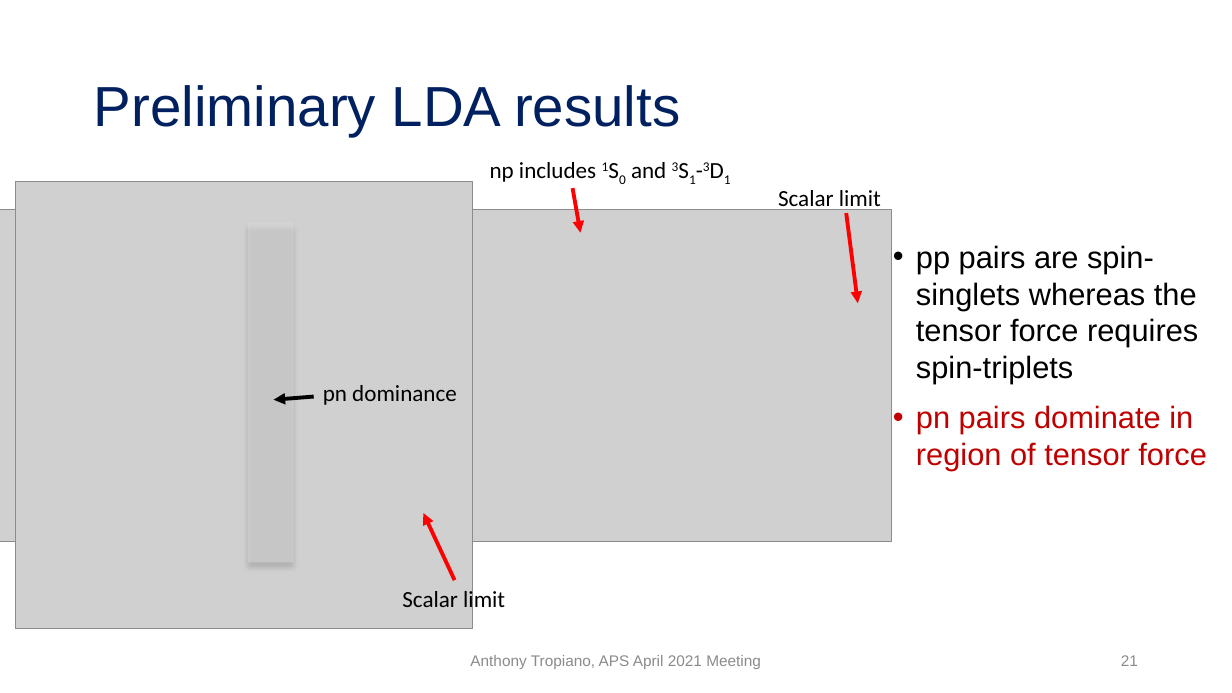
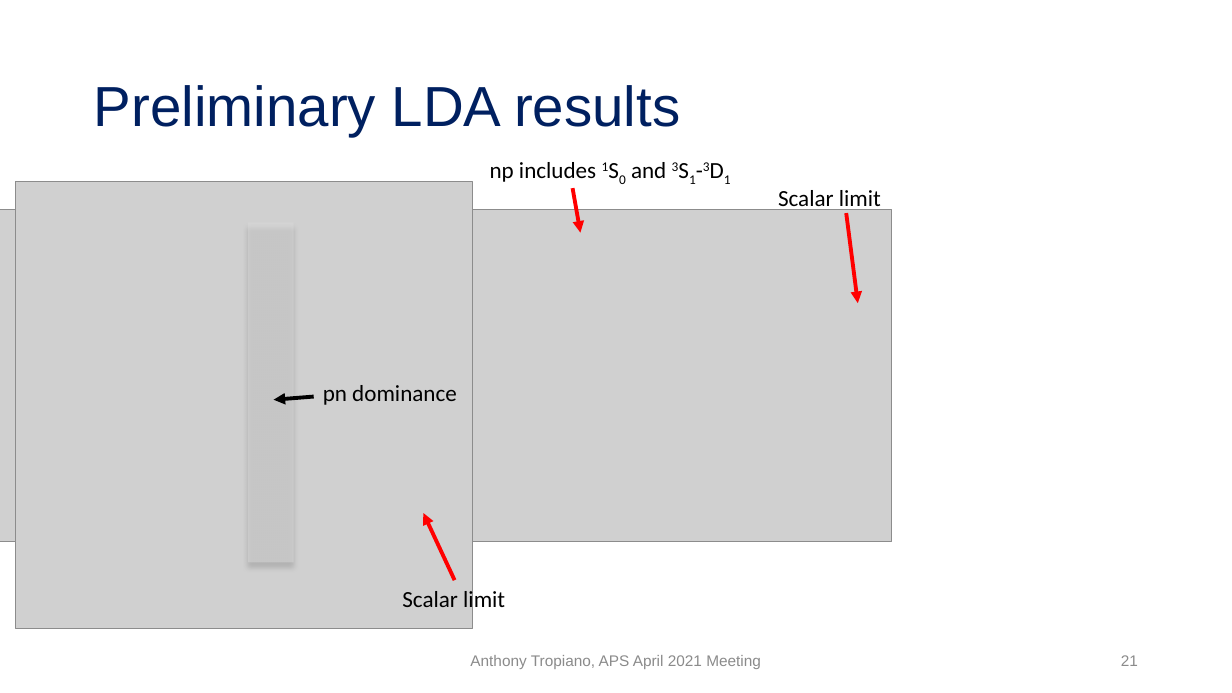
Before and after one commit to tropiano4/tropiano-srg, a slide deck: slide 21 of Presentations/APS_April2021/tropiano_aps_april2021.pptx. Drawn at 1232x693 pixels with LibreOffice and Linux fonts; fonts in the diff are those of the drawing; grey boxes stand for pictures. Boxes give left, top, right and bottom in pixels: in the first picture for what was removed or moved away, otherwise in the second. Text is boxed around its words. In the diff, an @@ line names an element or a change of style, - is before the commit and + after.

```diff
--- a/Presentations/APS_April2021/tropiano_aps_april2021.pptx
+++ b/Presentations/APS_April2021/tropiano_aps_april2021.pptx
@@ text removed at (916, 245, 1206, 471) @@
-• pp pairs are spin-singlets whereas the tensor force requires spin-triplets
-• pn pairs dominate in region of tensor force
```
Also in this commit, not shown: 6 other slides changed, 2 other files.
